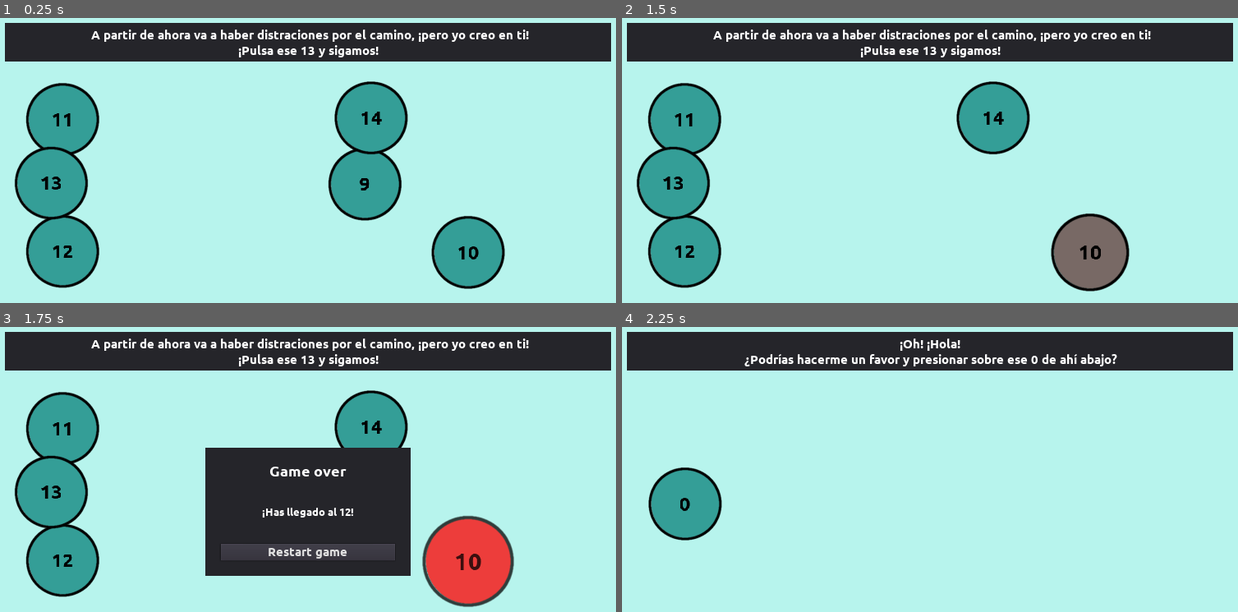
Above: before the commit, frames 1-4 (two rows, left to right).
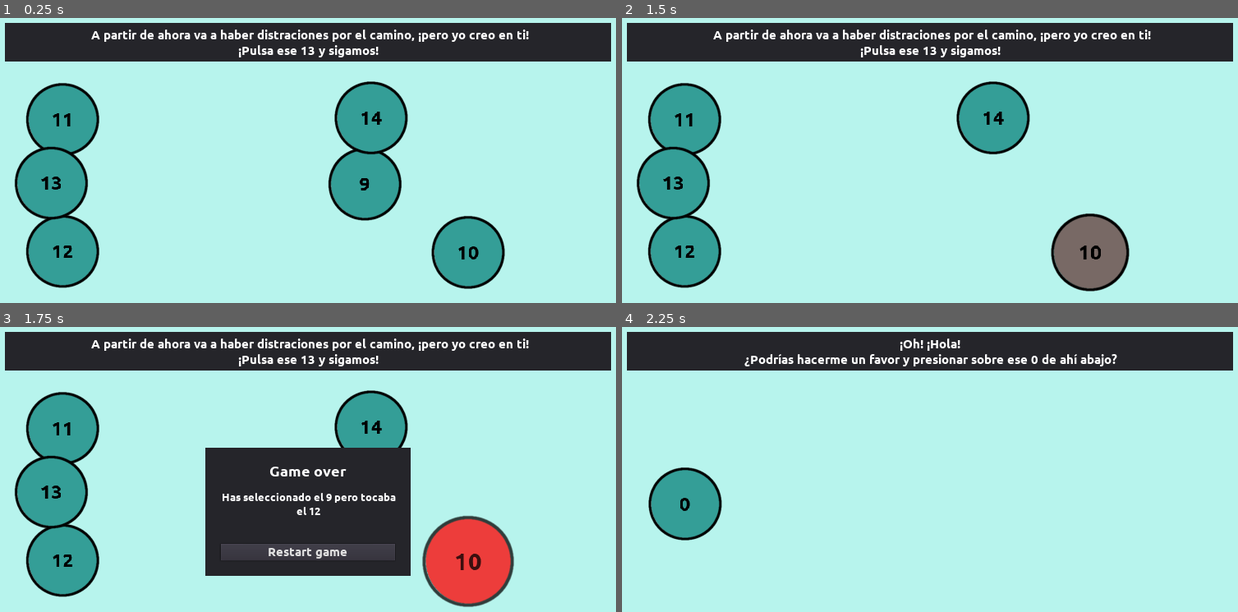
Above: after the commit, the same moments.

Repository: moisesjbc/contando-hasta-100
Game: Godot game, scene res://gameplay/main/main.tscn
Two runs of this game, one before a commit and one after it. Both use one fixed random seed, a clock stepped at 60 frames per second and the inputs below.
Inputs (mouse positions are in pixels of both pictures, inside the frame that each line leads up to):
- Up to frame 1 (0.25 s): no input
- Up to frame 2 (1.5 s): tap Enter at 0.5 s; move the mouse to (985, 183) at 0.52 s; click (985, 183) at 0.67 s; move the mouse to (1090, 251) at 1.27 s; click (1090, 251) at 1.42 s
- Up to frame 3 (1.75 s): no input
- Up to frame 4 (2.25 s): click "Restart game" at 2 s

Frames 1-2 are identical in both runs. In frame 3, 0.6% of the frame differs, in the area x 36-65%, y 58-67%; in frame 4, nothing differs.

Commit message:
Improved game over message

Diff:
--- a/godot-project/gameplay/gui/game_over_panel/game_over_panel.gd
+++ b/godot-project/gameplay/gui/game_over_panel/game_over_panel.gd
@@ -3,16 +3,19 @@
 var main
 
 
-func display(main, current_value):
+func display(main, selected_value, expected_value):
 	get_tree().paused = true
 	visible = true
 	self.main = main
 	if main.is_victory():
 		$margin_container/vbox_container/title.text = "¡VICTORIA!"
+		$margin_container/vbox_container/body.text = "¡Gracias por jugar!"
 	else:
 		$margin_container/vbox_container/title.text = "Game over"
-
-	$margin_container/vbox_container/description.text = "¡Has llegado al %d!" % current_value
+		$margin_container/vbox_container/body.text = "Has seleccionado el {selected_value} pero tocaba el {expected_value}\n".format({
+			"selected_value": selected_value,
+			"expected_value": expected_value
+		})
 
 
 func _on_restart_button_pressed():
--- a/godot-project/gameplay/gui/game_over_panel/game_over_panel.tscn
+++ b/godot-project/gameplay/gui/game_over_panel/game_over_panel.tscn
@@ -43,7 +43,7 @@
 text = "¡Game over!"
 align = 1
 
-[node name="description" type="Label" parent="margin_container/vbox_container"]
+[node name="body" type="Label" parent="margin_container/vbox_container"]
 margin_top = 81.0
 margin_right = 340.0
 margin_bottom = 107.0
@@ -51,6 +51,7 @@
 custom_fonts/font = SubResource( 2 )
 text = "¡Has llegado al 0!"
 align = 1
+autowrap = true
 
 [node name="restart_button" parent="margin_container/vbox_container" instance=ExtResource( 3 )]
 pause_mode = 2
--- a/godot-project/gameplay/main/main.gd
+++ b/godot-project/gameplay/main/main.gd
@@ -48,9 +48,9 @@
 		if not is_victory():
 			next_level()
 		else:
-			$GUI/center_container/game_over_panel.display(self, current_level)
+			$GUI/center_container/game_over_panel.display(self, current_value, current_level)
 	else:
-		$GUI/center_container/game_over_panel.display(self, current_level)
+		$GUI/center_container/game_over_panel.display(self, current_value, current_level)
 
 
 func is_victory():
